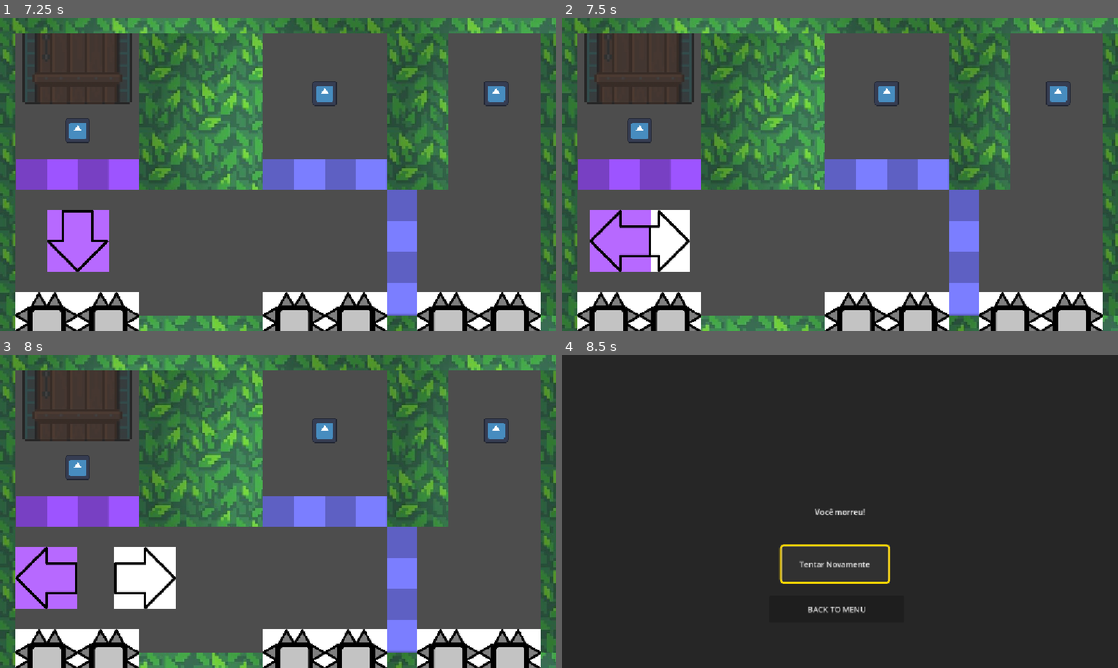
Above: before the commit, frames 1-4 (two rows, left to right).
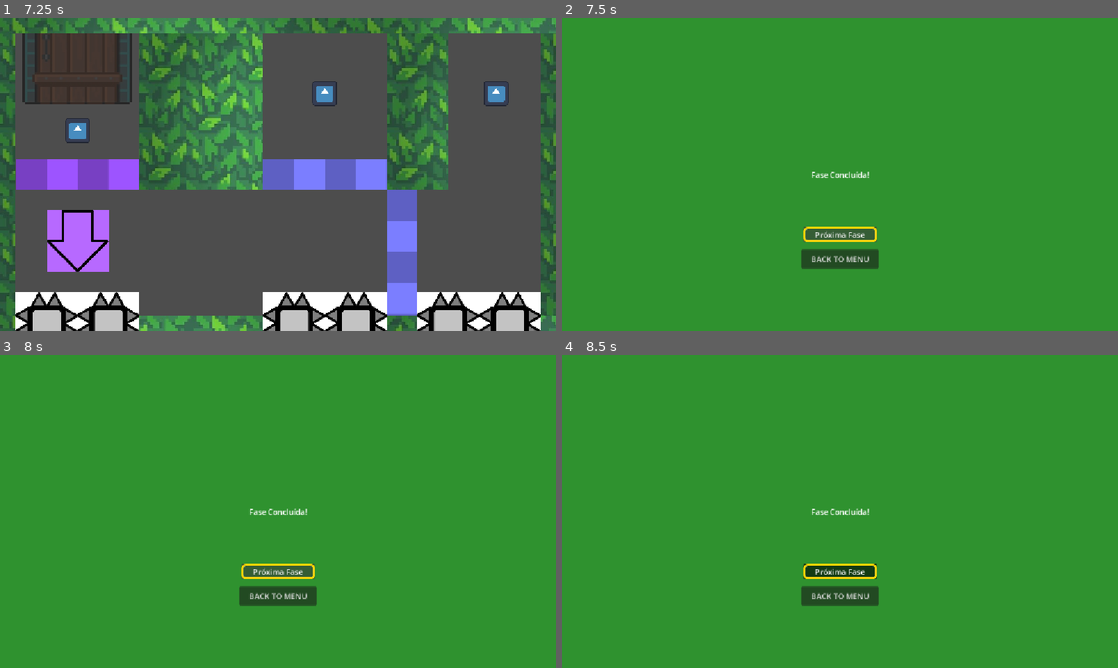
Above: after the commit, the same moments.

Repository: Equipe-Plasma/Switch-Shadow
Game: Godot game, scene res://menu/menu_principal/menu_principal.tscn
Same seed, same stepped clock (60 frames per second), same inputs: the game is played once before the commit and once after it. The engine's default icon, where the game draws it, is replaced by a stand-in: a white triangle on a blue panel in a dark square.
Inputs:
- Up to frame 1 (7.25 s): click "PLAY" at 0.5 s; tap Enter (proxima_fase) at 1.25, 2.3, 3.8, 5.1 s; hold D (mover_direita) 1.28-2.03 s; hold Enter (proxima_fase) 1.28-2.03 s; tap Space (trocar_sombra) at 1.55, 2.1, 3.05, 3.6 s; hold S (mover_baixo) 2.03-2.78 s; hold D (mover_direita) 2.78-3.53 s; hold Enter (proxima_fase) 2.78-3.53 s; hold W (mover_cima) 3.53-4.28 s; hold Space (trocar_sombra) 4.28-5.03 s; hold A (mover_esquerda) 4.28-5.78 s; tap Keypad Enter at 4.35 s; hold S (mover_baixo) 5.78-6.5 s; hold Space (trocar_sombra) 5.78-6.5 s; click "Tentar Novamente" at 6.5 s
- Up to frame 2 (7.5 s): tap Enter (proxima_fase) at 7.25, 7.35 s; hold D (mover_direita) from 7.28 s (still down)
- Up to frame 3 (8 s): keep holding D (mover_direita)
- Up to frame 4 (8.5 s): release D (mover_direita) at 8.03 s; hold W (mover_cima) from 8.03 s (still down); hold Space (trocar_sombra) from 8.03 s (still down)

Frame 1 is identical in both runs. In frame 2, 96% of the frame differs, in the area x 0-100%, y 0-100%; in frame 3, 96%; in frame 4, 100%.

Commit message:
Fase 6

Diff:
--- /dev/null
+++ b/fase/fase 6/fase_6.gd
@@ -0,0 +1,94 @@
+extends Node2D
+
+@onready var player: CharacterBody2D = $Player
+@onready var sombra: CharacterBody2D = $Sombra
+@onready var portal = $PortalSaida
+
+var total_itens: int = 0
+var fase_concluida: bool = false
+
+func _ready() -> void:
+	Global.registrar_fase(scene_file_path)
+	# Salva o caminho desta fase no nosso script global
+	Global.ultima_fase = scene_file_path
+	portal.portal_utilizado.connect(avancar_para_proxima_fase)
+
+	# Conta quantos itens existem na fase ao iniciar com base no grupo "itens"
+	total_itens = get_tree().get_nodes_in_group("itens").size()
+	print("Itens totais nesta fase: ", total_itens)
+
+func _process(_delta: float) -> void:
+	verificar_progresso()
+
+func _unhandled_input(event: InputEvent) -> void:
+	# Quando o jogador apertar o botão de troca (ESPAÇO)
+	if event.is_action_pressed("trocar_sombra"):
+		trocar_posicoes()
+
+	# Atalho para avançar de fase ao apertar Enter (ui_accept) ou a ação configurada
+	if event.is_action_pressed("proxima_fase"):
+		avancar_para_proxima_fase()
+	# TEm q apagar isso dps ^
+
+func trocar_posicoes() -> void:
+	if player == null or sombra == null:
+		return
+
+	if not pode_trocar_posicoes():
+		print("Ação bloqueada: Personagem na parede!! ")
+		return
+
+	# Se estiver tudo certo, executa a troca
+	realizar_troca()
+
+func pode_trocar_posicoes() -> bool:
+	# 1. Simula a posição de destino do Player
+	var trans_player_destino = player.global_transform
+	trans_player_destino.origin = sombra.global_position
+
+	# 2. Simula a posição de destino da Sombra
+	var trans_sombra_destino = sombra.global_transform
+	trans_sombra_destino.origin = player.global_position
+
+	# 3. Verifica se algum deles esta na sua parede
+	var player_bate = player.test_move(trans_player_destino, Vector2.ZERO)
+	var sombra_bate = sombra.test_move(trans_sombra_destino, Vector2.ZERO)
+
+	# Retorna verdadeiro apenas se ambos estiverem livres para a troca
+	return not (player_bate or sombra_bate)
+
+func realizar_troca() -> void:
+	# Guardamos temporariamente a posição exata do player
+	var pos_temp_player = player.global_position
+
+	# O Player vai para a posição da Sombra
+	player.global_position = sombra.global_position
+
+	# A Sombra vai para onde o Player estava
+	sombra.global_position = pos_temp_player
+
+	# 2. NOVO: Pede para todas as paredes do grupo "paredes_alternadas" mudarem de estado!
+	get_tree().call_group("paredes_alternadas", "alternar_estado")
+
+
+func verificar_progresso() -> void:
+	# Verifica quantos itens ainda existem na fase
+	var itens_restantes = get_tree().get_nodes_in_group("itens").size()
+
+	# Quando todos os itens forem coletados
+	if total_itens > 0 and itens_restantes == 0:
+		portal.ativar()
+		print("Todos os itens coletados! Portal ativado!")
+
+func avancar_para_proxima_fase() -> void:
+	if fase_concluida:
+		return
+
+	fase_concluida = true
+
+	print("Player entrou no portal! Fase concluída!")
+
+	get_tree().call_deferred(
+		"change_scene_to_file",
+        "res://menu/telas/tela_vitoria/tela_vitoria.tscn"
+	)
--- /dev/null
+++ b/fase/fase 6/fase_6.tscn
@@ -0,0 +1,95 @@
+[gd_scene format=3 uid="uid://u6pbk4tqbuhi"]
+
+[ext_resource type="Script" uid="uid://bbiwrobqe5woe" path="res://fase/fase 6/fase_6.gd" id="1_3isel"]
+[ext_resource type="PackedScene" uid="uid://ct6jg287mf5y7" path="res://editor/player/player.tscn" id="2_1rmr3"]
+[ext_resource type="Texture2D" uid="uid://rn6frb51q6g1" path="res://assets/player/parabaixo.png" id="3_6ftr1"]
+[ext_resource type="Texture2D" uid="uid://p85hfea614fx" path="res://assets/player/paracima.png" id="4_0lev4"]
+[ext_resource type="PackedScene" uid="uid://c38q4f7g50dtq" path="res://editor/sombras/sombra/sombra.tscn" id="5_eekpi"]
+[ext_resource type="PackedScene" uid="uid://b0nugb86ufv0r" path="res://editor/paredes/parede_bloqueia_player/parede_bloqueia_player.tscn" id="6_5dasr"]
+[ext_resource type="PackedScene" uid="uid://cv1kaaq84myxc" path="res://editor/paredes/parede_bloqueia_sombra/parede_bloqueia_sombra.tscn" id="7_gagox"]
+[ext_resource type="PackedScene" uid="uid://bg3d3dk0l61jv" path="res://editor/item/item.tscn" id="8_gkdwm"]
+[ext_resource type="PackedScene" uid="uid://dq80e6b58tnmu" path="res://menu/menu_pausa/menu_pausa.tscn" id="9_rtdl4"]
+[ext_resource type="PackedScene" uid="uid://cdy22u33xic2q" path="res://editor/portal_saida/portal_saida.tscn" id="10_cpu0a"]
+[ext_resource type="PackedScene" uid="uid://02o86sq42eyk" path="res://editor/paredes/parede_alternada/parede_alternada.tscn" id="10_djctm"]
+[ext_resource type="PackedScene" uid="uid://g6bshavfposa" path="res://editor/paredes/parede_geral/parede_geral.tscn" id="11_r8jtf"]
+
+[node name="Fase1" type="Node2D" unique_id=1904190499]
+script = ExtResource("1_3isel")
+
+[node name="Player" parent="." unique_id=2008145688 instance=ExtResource("2_1rmr3")]
+position = Vector2(158, 487)
+textura_frente = ExtResource("3_6ftr1")
+textura_costas = ExtResource("4_0lev4")
+
+[node name="Sombra" parent="." unique_id=1092208446 instance=ExtResource("5_eekpi")]
+position = Vector2(158, 487)
+textura_frente = ExtResource("3_6ftr1")
+textura_costas = ExtResource("4_0lev4")
+
+[node name="Item" parent="." unique_id=1168481889 instance=ExtResource("8_gkdwm")]
+position = Vector2(576, 160)
+
+[node name="Item2" parent="." unique_id=1003667387 instance=ExtResource("8_gkdwm")]
+position = Vector2(444, 486)
+
+[node name="Item3" parent="." unique_id=720673298 instance=ExtResource("8_gkdwm")]
+position = Vector2(714, 486)
+
+[node name="MenuPausa" parent="." unique_id=1672884906 instance=ExtResource("9_rtdl4")]
+
+[node name="PortalSaida" parent="." unique_id=1057710737 instance=ExtResource("10_cpu0a")]
+position = Vector2(1108, 324)
+
+[node name="ParedeSuperior" parent="." unique_id=925734375 instance=ExtResource("11_r8jtf")]
+position = Vector2(576, 16)
+collision_mask = 257
+tamanho = Vector2(1152, 32)
+
+[node name="ParedeInferior" parent="." unique_id=798641860 instance=ExtResource("11_r8jtf")]
+position = Vector2(576, 632)
+collision_mask = 257
+tamanho = Vector2(1152, 32)
+
+[node name="ParedeEsquerda" parent="." unique_id=2053857815 instance=ExtResource("11_r8jtf")]
+position = Vector2(16, 324)
+collision_mask = 257
+tamanho = Vector2(32, 584)
+
+[node name="ParedeDireita" parent="." unique_id=908784397 instance=ExtResource("11_r8jtf")]
+position = Vector2(1136, 324)
+collision_mask = 257
+tamanho = Vector2(32, 584)
+
+[node name="ParedeAlternada" parent="." unique_id=1392753472 instance=ExtResource("10_djctm")]
+position = Vector2(316, 486)
+estado_atual = 1
+tamanho = Vector2(64, 260)
+
+[node name="ParedeAlternada2" parent="." unique_id=1462242306 instance=ExtResource("10_djctm")]
+position = Vector2(316, 162)
+tamanho = Vector2(64, 260)
+
+[node name="ParedeAlternada3" parent="." unique_id=1073762129 instance=ExtResource("10_djctm")]
+position = Vector2(706, 324)
+tamanho = Vector2(196, 64)
+
+[node name="Parede" parent="." unique_id=1293675822 instance=ExtResource("11_r8jtf")]
+position = Vector2(446, 324)
+tamanho = Vector2(324, 64)
+
+[node name="ParedeAlternada4" parent="." unique_id=1418259290 instance=ExtResource("10_djctm")]
+position = Vector2(836, 470)
+tamanho = Vector2(64, 292)
+
+[node name="ParedeAlternada5" parent="." unique_id=1583242484 instance=ExtResource("10_djctm")]
+position = Vector2(836, 178)
+estado_atual = 1
+tamanho = Vector2(64, 292)
+
+[node name="ParedeBloqueiaPlayer" parent="." unique_id=87217196 instance=ExtResource("6_5dasr")]
+position = Vector2(576, 486)
+tamanho = Vector2(64, 260)
+
+[node name="ParedeBloqueiaSombra" parent="." unique_id=915563410 instance=ExtResource("7_gagox")]
+position = Vector2(158, 324)
+tamanho = Vector2(252, 64)
--- a/global.gd
+++ b/global.gd
@@ -8,7 +8,8 @@
 	"res://fase/fase 2/fase_2.tscn",
 	"res://fase/fase 3/fase_3.tscn",
 	"res://fase/fase 4/fase_4.tscn",
-	"res://fase/fase 5/fase_5.tscn"
+	"res://fase/fase 5/fase_5.tscn",
+	"res://fase/fase 6/fase_6.tscn"
 ]
 
 var fase_atual: int = 0
--- a/menu/selecao_fases/selecao_fases.gd
+++ b/menu/selecao_fases/selecao_fases.gd
@@ -4,7 +4,7 @@
 const MENU_PRINCIPAL = "res://menu/menu_principal/menu_principal.tscn"
 
 const TOTAL_FASES = 10
-const FASES_PRONTAS = 5
+const FASES_PRONTAS = 6
 const COLUNAS = 5
 
 @onready var grid_fases: GridContainer = $CenterContainer/VBoxContainer/GridFases
Not shown, added: fase/fase 6/fase_6.gd.uid
